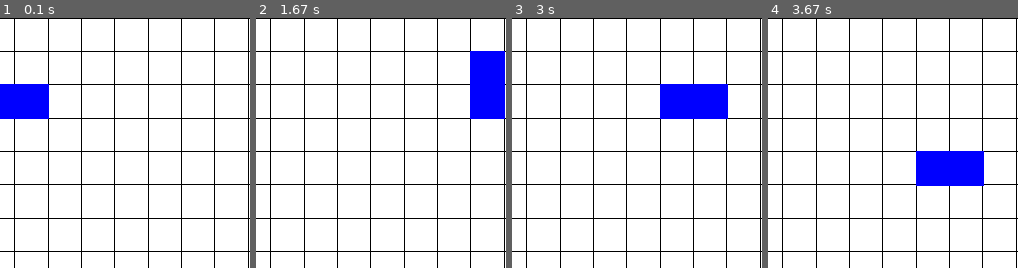
Above: before the commit, frames 1-4 (left to right).
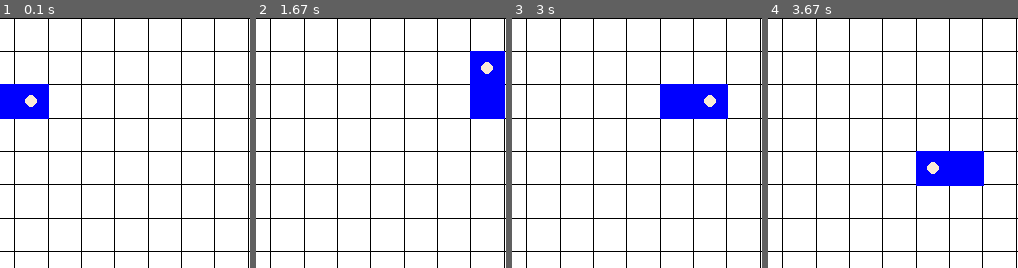
Above: after the commit, the same moments.

Repository: 1m188/snake
Game: pygame game, started from snake_pygame/main.py
The game is run twice, just before and just after one commit, with the same random seed, the same clock (stepped at 60 frames per second) and the same inputs.
Inputs:
- Up to frame 1 (0.1 s): no input
- Up to frame 2 (1.67 s): tap Space at 0.33 s; tap Enter at 0.67 s; hold Up from 1.5 s (still down)
- Up to frame 3 (3 s): release Up at 1.97 s; hold Right 2-2.47 s; hold Left from 2.5 s (still down)
- Up to frame 4 (3.67 s): release Left at 3.03 s; hold Down 3.07-3.37 s; hold Left from 3.4 s (still down)
The pictures show only the part of the screen within x 10-60%, y 0-50%; the shares and areas given below are measured in that part.

The runs differ from the first frame. In frame 1, 0.2% of the frame differs, in the area x 10-15%, y 30-36%; in frame 2, 0.2%; in frame 3, 0.2%; in frame 4, 0.2%.

Commit message:
给蛇的头部绘制了一个圆点，蛇头位置更加清晰

Diff:
--- a/snake_pygame/sprite.py
+++ b/snake_pygame/sprite.py
@@ -62,6 +62,12 @@
             rect = pygame.rect.Rect(pos[0] * config.horzInr, pos[1] * config.vertInr, config.horzInr + 2, config.vertInr + 2)
             color = (0, 0, 255)
             screen.fill(color, rect)
+            if pos == self.pos[0]:
+                rect.width /= 3
+                rect.height /= 3
+                rect.center = (pos[0] * config.horzInr + config.horzInr / 2, pos[1] * config.vertInr + config.vertInr / 2)
+                color = (250, 235, 215)
+                pygame.draw.ellipse(screen, color, rect)
 
 
 # 食物
